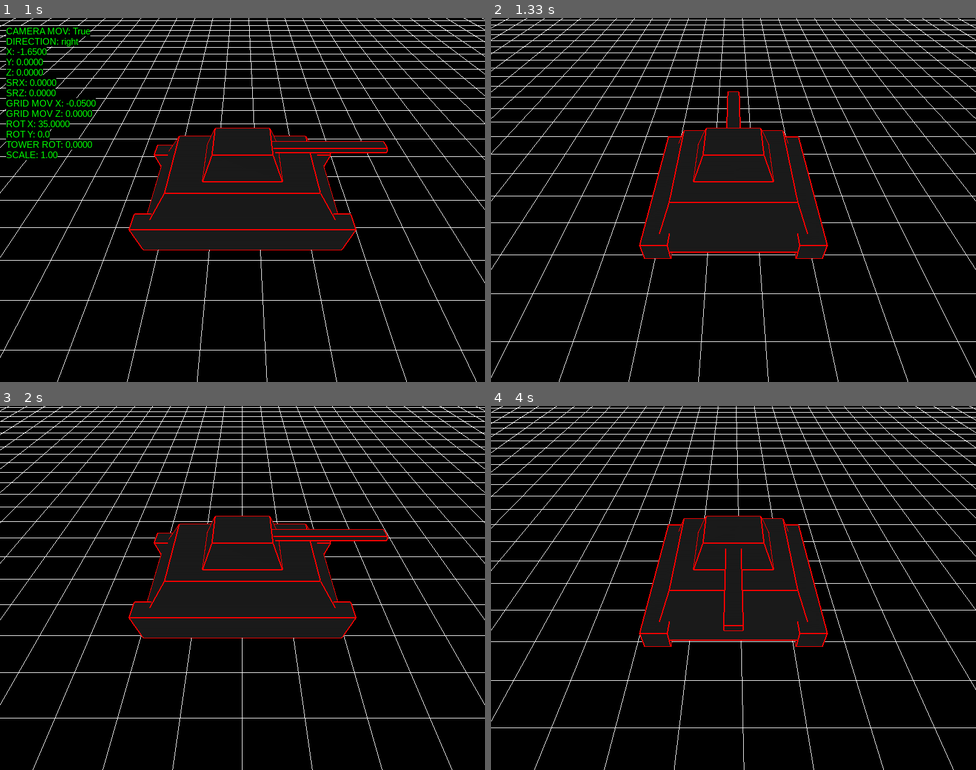
Above: before the commit, frames 1-4 (two rows, left to right).
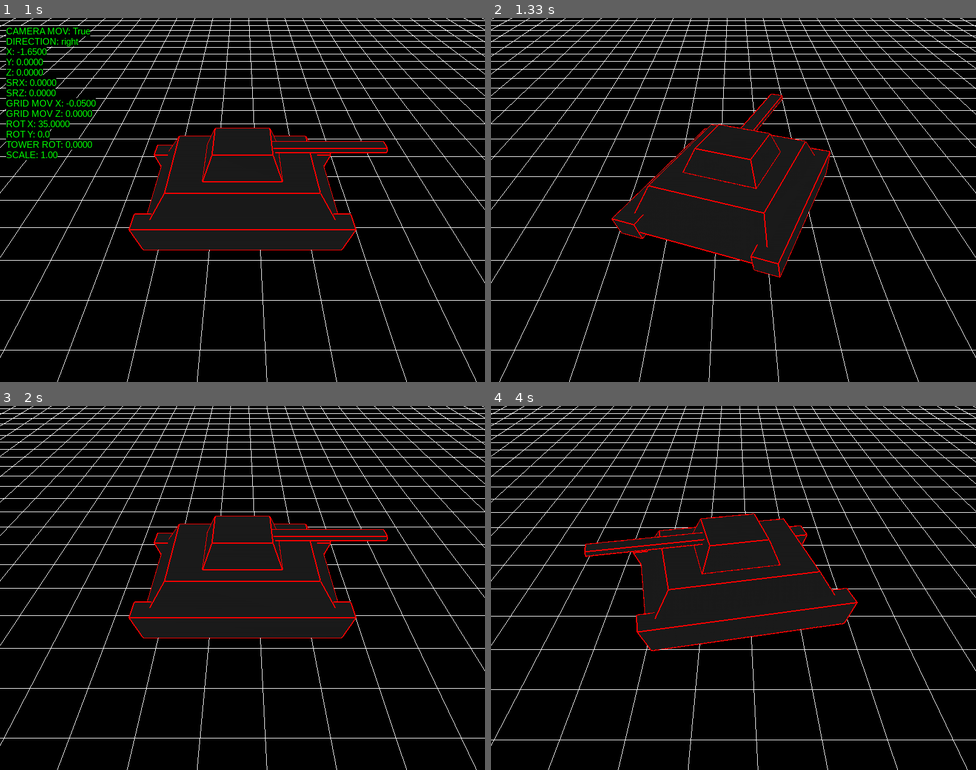
Above: after the commit, the same moments.

Repository: antonioam82/tank_controller
Game: pygame game, started from tank_demo_v.py
Two runs of this game, one before a commit and one after it. Both use one fixed random seed, a clock stepped at 60 frames per second and the inputs below.
Inputs:
- Up to frame 1 (1 s): tap Y at 0.33 s; hold Right from 0.67 s (still down)
- Up to frame 2 (1.33 s): release Right at 1.13 s; hold Up from 1.17 s (still down); tap J at 1.23 s; tap C at 1.32 s
- Up to frame 3 (2 s): release Up at 1.47 s; hold Up 1.5-1.87 s; tap J at 1.57, 1.97 s; hold Right from 1.9 s (still down)
- Up to frame 4 (4 s): tap V at 2.05, 3.62 s; tap J at 2.27, 2.63, 3.03, 3.33, 3.53, 3.83 s; release Right at 2.53 s; hold Down 2.57-2.93 s; tap C at 2.72 s; hold Left 2.97-3.43 s; hold Right 3.47-3.93 s; hold Up from 3.97 s (still down)

Frame 1 is identical in both runs. In frame 2, 14% of the frame differs, in the area x 0-100%, y 0-100%; in frame 3, 9.1%; in frame 4, 13%.

Commit message:
Pruebas de rotacion en cambio direccion

Diff:
--- a/tank_demo_v.py
+++ b/tank_demo_v.py
@@ -203,6 +203,10 @@
     act_anim4 = False
     dest_y_tower = 62.0
 
+    dest_model_angle = 0.0
+    rotating = False
+    rot_completed = False
+
 
     model_angle = 180
     y_tower = 0.0
@@ -266,12 +270,19 @@
                     #else:
                         #setup_view_perspective(display)'''
 
-                elif e.key == K_UP:
-                    grid_mov_z = 0.0500
-                    grid_mov_x = 0.0000
-                    model_angle = 180
+                elif e.key == K_UP or rot_completed:
                     direction = 'front'
                     stop_rate_x = stop_rate_z = 0.0000
+                    if rot_completed:
+                        print("jjhgjgjjgghgghghhhghj")
+                        rot_completed = False
+                        grid_mov_z = 0.0500
+                        grid_mov_x = 0.0000
+                        #model_angle = 180 #######################################
+                        rotating = False
+                    else:
+                        rotating = True
+                        dest_model_angle = 180
 
                 elif e.key == K_DOWN:
                     grid_mov_z = -0.0500 #-0.10000
@@ -410,6 +421,12 @@
             else:
                 act_anim4 = False
 
+        if rotating:
+            if model_angle < dest_model_angle:
+                model_angle += 4.0
+            else:
+                rot_completed = True
+
         #----------------------------------------#
 
         #FRENADA PROGRESIVA####################################
